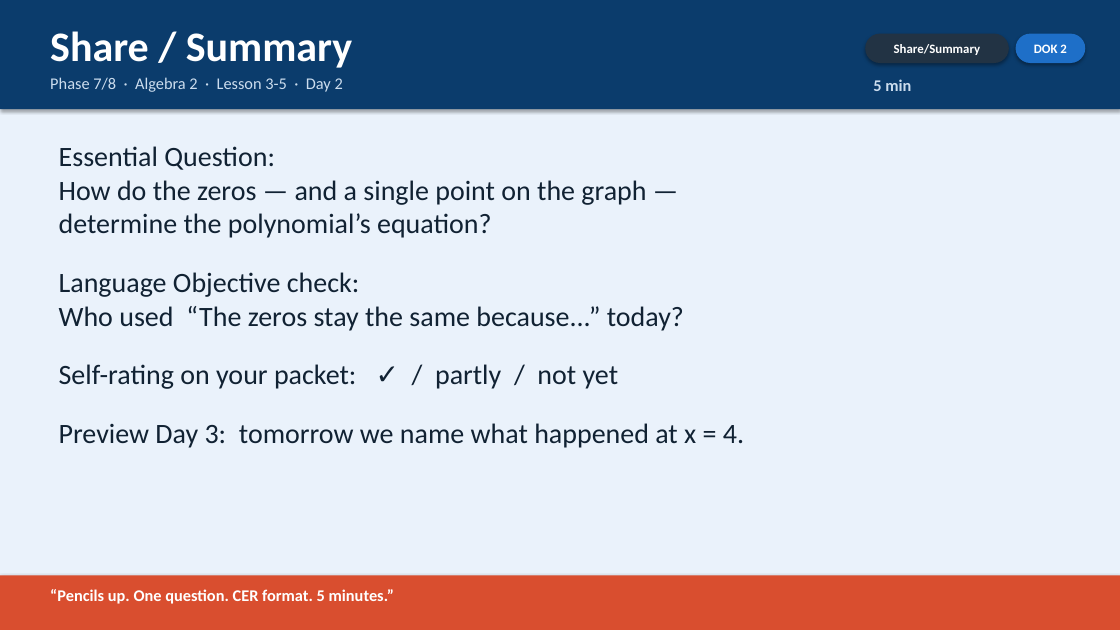
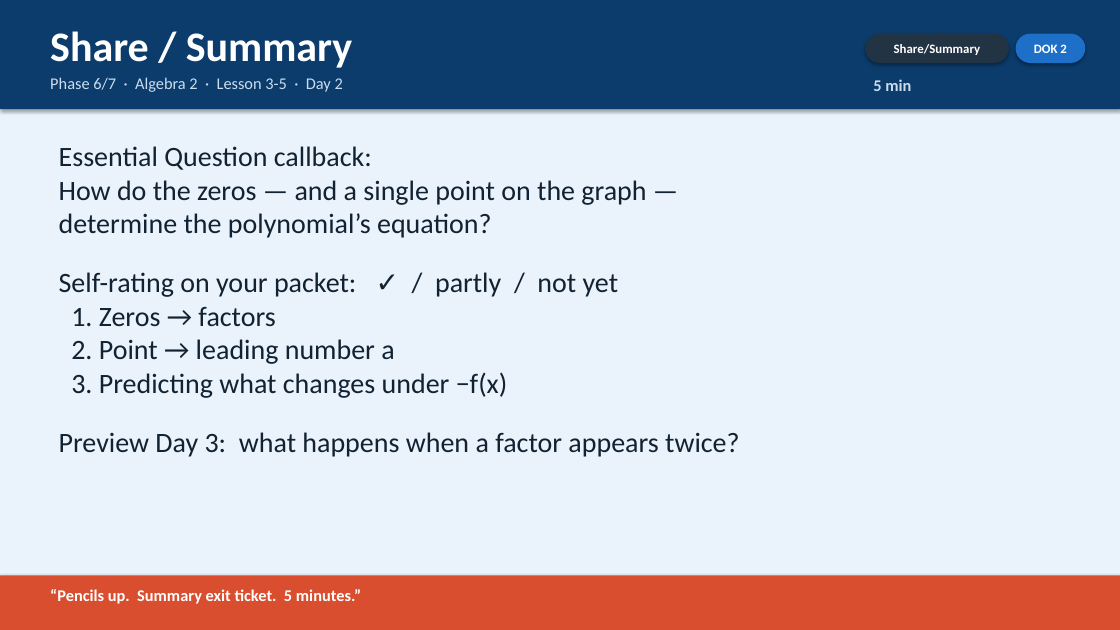
Before and after one commit to robjohncolson/Lesson_planning, a slide deck: slide 7 of Day_2_Slides.pptx (slide 8 before the commit). Drawn at 1120x630 pixels with LibreOffice and Linux fonts; fonts in the diff are those of the drawing. Boxes give left, top, right and bottom in pixels: in the first picture for what was removed or moved away, otherwise in the second. Text is boxed around its words. In the diff, an @@ line names an element or a change of style, - is before the commit and + after.

```diff
--- a/Day_2_Slides.pptx
+++ b/Day_2_Slides.pptx
@@ text at <box>50,77,343,92</box>: text changed @@
-Phase 7/8 · Algebra 2 · Lesson 3-5 · Day 2
+Phase 6/7 · Algebra 2 · Lesson 3-5 · Day 2
@@ text at <box>59,146,372,170</box>: text changed @@
-Essential Question:
+Essential Question callback:
@@ text at <box>59,272,684,331</box>: paragraphs removed @@
-Language Objective check:
-Who used “The zeros stay the same because...” today?
@@ text at <box>59,307,739,457</box>: text changed @@
-Preview Day 3: tomorrow we name what happened at x = 4.
+1. Zeros → factors
+2. Point → leading number a
+3. Predicting what changes under −f(x)
+Preview Day 3: what happens when a factor appears twice?
@@ text at <box>50,589,361,604</box>: text changed @@
-“Pencils up. One question. CER format. 5 minutes.”
+“Pencils up. Summary exit ticket. 5 minutes.”
```
Also in this commit, not shown: 8 other slides changed, 1 slide removed, 22 other files.
